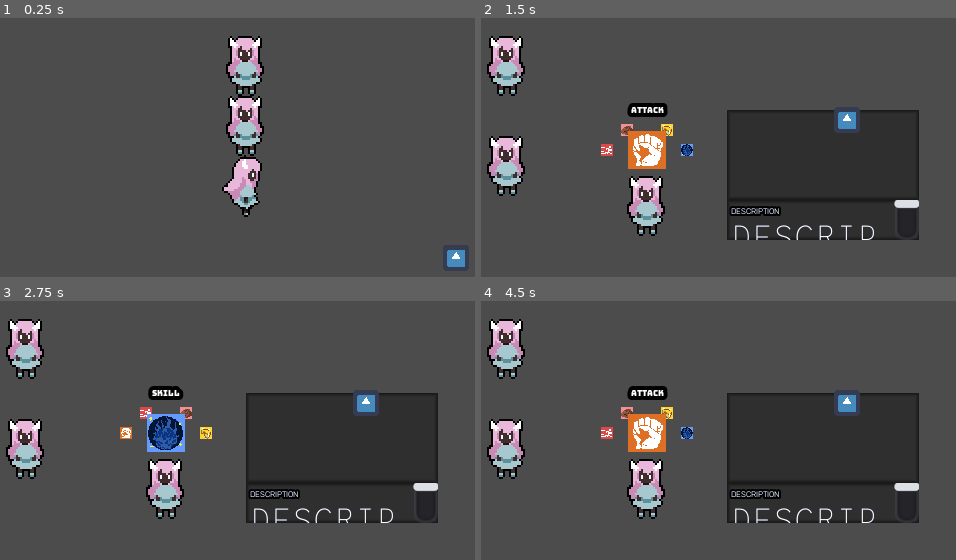
Above: before the commit, frames 1-4 (two rows, left to right).
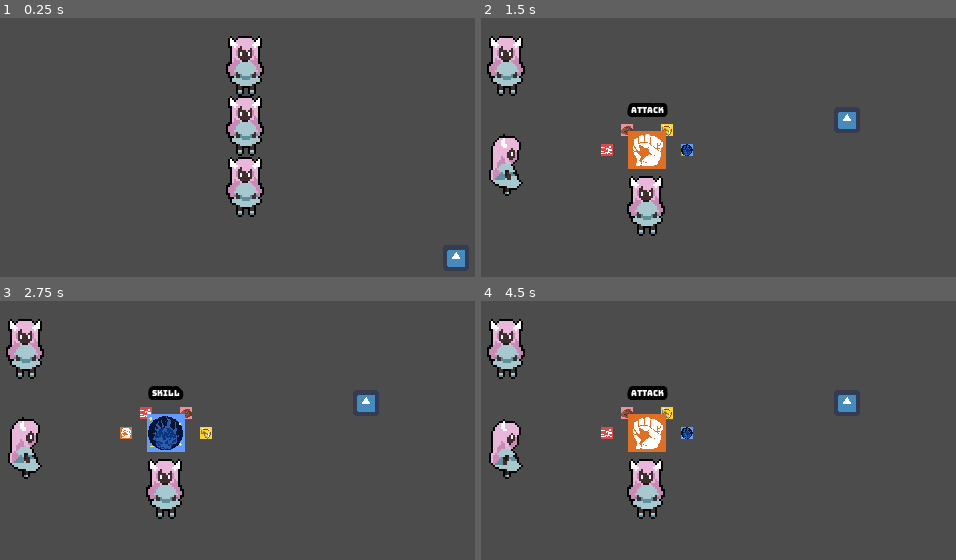
Above: after the commit, the same moments.

Repository: jalvarez2016/Dream-Away
Game: Godot game, scene res://World.tscn
Same seed, same stepped clock (60 frames per second), same inputs: the game is played once before the commit and once after it. The engine's default icon, where the game draws it, is replaced by a stand-in: a white triangle on a blue panel in a dark square.
Inputs:
- Up to frame 1 (0.25 s): no input
- Up to frame 2 (1.5 s): hold Right (ui_right) 0.53-1.28 s; hold Down (ui_down) from 1.28 s (still down)
- Up to frame 3 (2.75 s): release Down (ui_down) at 2.03 s; hold Right (ui_right) from 2.03 s (still down)
- Up to frame 4 (4.5 s): release Right (ui_right) at 2.78 s; hold Up (ui_up) 2.78-3.53 s; hold Left (ui_left) from 3.53 s (still down); tap Enter at 4.25 s

The runs differ from the first frame. In frame 1, 1.0% of the frame differs, in the area x 46-56%, y 52-77%; in frame 2, 20%; in frame 3, 20%; in frame 4, 21%, in the area x 1-93%, y 35-86%.

Commit message:
Progress: Load Lia battle animations

Diff:
--- a/Players/Player.gd
+++ b/Players/Player.gd
@@ -34,6 +34,11 @@
 	match state:
 		IDLE:
 			velocity = velocity.move_toward(Vector2.ZERO, FRICTION * delta)
+			var animation = animationPlayer.get_current_animation()
+			if animation == "LeftWalk" || animation == "LeftIdle":
+				animationPlayer.play("LeftIdle")
+			elif animation == "RightWalk" || animation == "RightIdle":
+				animationPlayer.play("RightIdle")
 		WALK:
 
 #			#animation logic
--- a/Utils/ActionSelctor/Action_Selector.tscn
+++ b/Utils/ActionSelctor/Action_Selector.tscn
@@ -52,6 +52,7 @@
 
 [node name="Action Selector" type="Node2D"]
 position = Vector2( 0, -35 )
+z_index = 1
 script = ExtResource( 1 )
 
 [node name="ActionLabel" type="Label" parent="."]
@@ -129,11 +130,15 @@
 shape = SubResource( 5 )
 
 [node name="InfoContainer" type="Panel" parent="."]
-margin_left = 42.0
-margin_top = -8.0
-margin_right = 42.0
-margin_bottom = -8.0
+visible = false
+margin_left = 28.0
+margin_top = -11.0
+margin_right = 28.0
+margin_bottom = -11.0
 theme = ExtResource( 12 )
+__meta__ = {
+"_edit_group_": true
+}
 
 [node name="ScrollContainer" type="ScrollContainer" parent="InfoContainer"]
 margin_left = -2.0
@@ -164,7 +169,7 @@
 [node name="VBoxContainer" type="VBoxContainer" parent="InfoContainer/Descriptor"]
 margin_left = 2.0
 margin_top = 2.0
-margin_right = 82.0
+margin_right = 94.0
 margin_bottom = 91.0
 size_flags_horizontal = 3
 theme = ExtResource( 12 )
--- a/Utils/BattleScript.gd
+++ b/Utils/BattleScript.gd
@@ -44,6 +44,7 @@
 	var battlePlayer = load("res://Players/BattlePlayer.tscn").instance()
 	var stats = battlePlayer.get_node("Stats")
 	var sprite = battlePlayer.get_node("Sprite")
+	var animationPlayer = battlePlayer.get_node("AnimationPlayer")
 	var newSprite = load(nodeData.sprite)
 	#Set individual player stats
 	battlePlayer.set_name(nodeData.name)
@@ -58,7 +59,21 @@
 	#	Loading correct animations into AnimationPlayer
 	#	https://docs.godotengine.org/en/stable/classes/class_animationplayer.html#class-animationplayer-method-add-animation
 	#	https://stackoverflow.com/questions/73257252/how-do-i-programmatically-load-animations-in-godot-separating-animation-from-ar
-
+	match nodeData.name:
+		"Lia":
+			var idle = load("res://Players/LiaAnimations/BatlteIdle.tres")
+			var block = load("res://Players/LiaAnimations/Block.tres")
+			var cast = load("res://Players/LiaAnimations/CastMagic.tres")
+			var faint = load("res://Players/LiaAnimations/Faint.tres")
+			var hurt = load("res://Players/LiaAnimations/Hurt.tres")
+			animationPlayer.add_animation("BattleIdle", idle)
+			animationPlayer.add_animation("Block", block)
+			animationPlayer.add_animation("CastMagic", cast)
+			animationPlayer.add_animation("Faint", faint)
+			animationPlayer.add_animation("Hurt", hurt)
+			animationPlayer.play("BattleIdle")
+		"Seigi": pass
+		"Player": pass
 	#	Set individual player position
 	battlePlayer.position = Vector2(50, 50 * index + 30)
 	pContainer.add_child(battlePlayer)
--- a/World.tscn
+++ b/World.tscn
@@ -264,11 +264,13 @@
 [node name="Sprite" parent="Entities Container/Player" index="0"]
 texture = ExtResource( 1 )
 hframes = 60
-frame = 6
 
 [node name="AnimationPlayer" parent="Entities Container/Player" index="1"]
+autoplay = "FrontIdle"
 anims/FrontIdle = ExtResource( 17 )
+anims/LeftIdle = ExtResource( 4 )
 anims/LeftWalk = ExtResource( 8 )
+anims/RightIdle = ExtResource( 7 )
 anims/RightWalk = ExtResource( 9 )
 
 [node name="Stats" parent="Entities Container/Player" index="3"]
